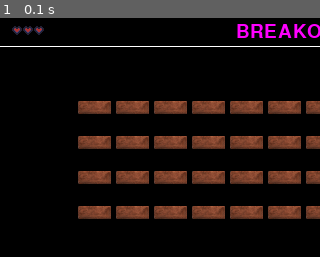
Above: before the commit, frame 1.
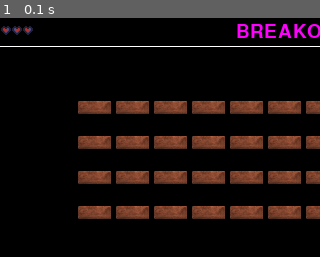
Above: after the commit, the same moment.

Repository: infProgram/inf371_spring2022-qwqVictor
Game: pygame game, started from breakout/main.py
The game is run twice, just before and just after one commit, with the same random seed, the same clock (stepped at 60 frames per second) and the same inputs.
Inputs:
- Up to frame 1 (0.1 s): no input
The pictures show only the part of the screen within x 0-50%, y 0-50%; the shares and areas given below are measured in that part.

The runs differ from the first frame. In frame 1, 0.2% of the frame differs, in the area x 0-14%, y 3-8%.

Commit message:
feat: change hp position

Diff:
--- a/breakout/main.py
+++ b/breakout/main.py
@@ -38,8 +38,8 @@
     heading_text(str(score), cyan, "window_size[0] - rect.width")
 
     hp_sprites = pygame.sprite.Group()
-    for i in range(1, max_hp + 1):
-        if i <= hp:
+    for i in range(0, max_hp):
+        if i < hp:
             hp_sprites.add(HPHeartFulfilled((i, 0)))
         else:
             hp_sprites.add(HPHeartLost((i, 0)))
